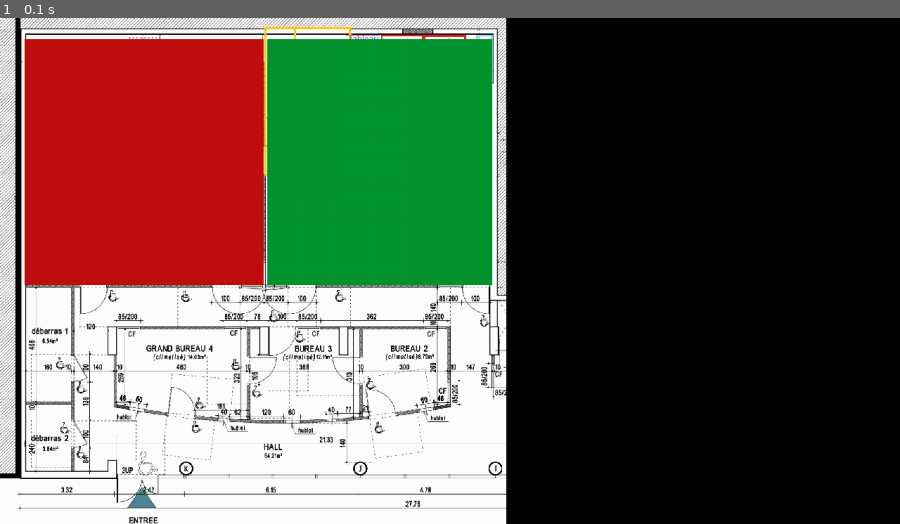
Above: before the commit, frame 1.
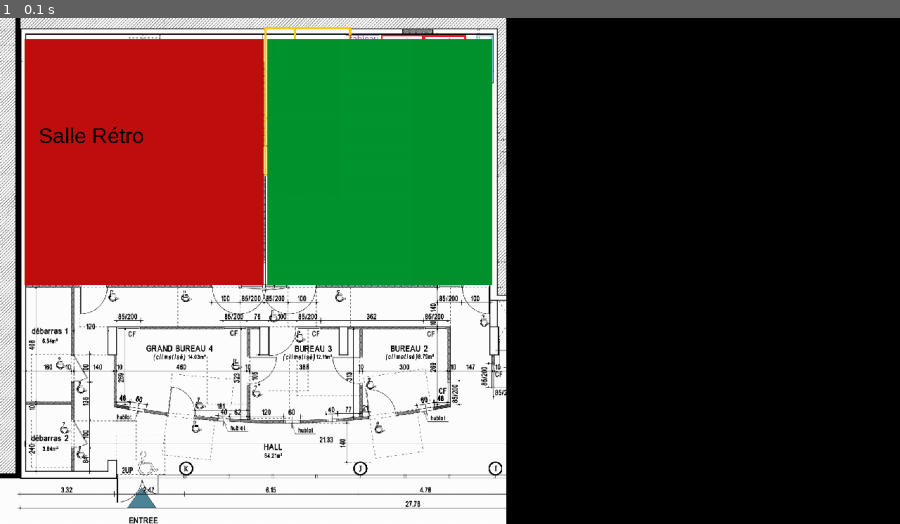
Above: after the commit, the same moment.

Repository: hub-marseille/challenge-oct17
Game: pygame game, started from exemples/pygameExemple.py
Same seed, same stepped clock (60 frames per second), same inputs: the game is played once before the commit and once after it.
Inputs:
- Up to frame 1 (0.1 s): no input

The runs differ from the first frame. In frame 1, 0.2% of the frame differs, in the area x 4-16%, y 21-25%.

Commit message:
Ajout affichage de texte

Diff:
--- a/exemples/pygameExemple.py
+++ b/exemples/pygameExemple.py
@@ -8,15 +8,18 @@
     pygame.init()
     pygame.font.init()
     window = pygame.display.set_mode((1280, 720), pygame.RESIZABLE)
+    font = pygame.font.SysFont('Arial', 30)
     image = pygame.image.load("../ressources/schema_bat2.png").convert()
     image = pygame.transform.scale(image, (720, 720))
     carre_rouge = pygame.image.load("../ressources/carre_rouge.png").convert()
     carre_rouge = pygame.transform.scale(carre_rouge, (340, 350))
     carre_vert = pygame.image.load("../ressources/carre_vert.png").convert()
     carre_vert = pygame.transform.scale(carre_vert, (320, 350))
+    text = font.render('Salle Rétro', False, (0, 0, 0))
     window.blit(image, (0, 0))
     window.blit(carre_rouge, (35, 30))
     window.blit(carre_vert, (380, 30))
+    window.blit(text, (55, 150))
     pygame.display.flip()
     on = True
     while on:
